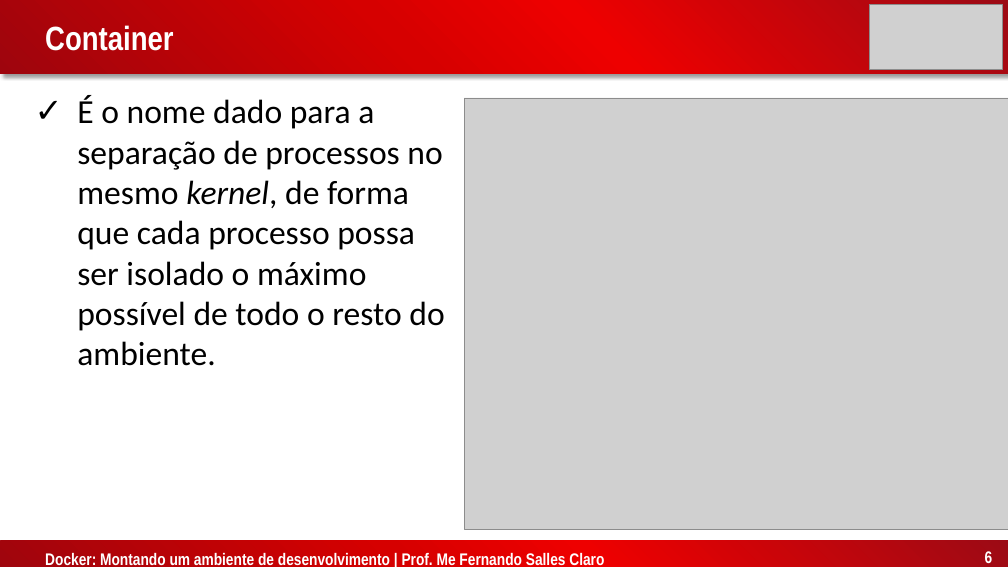
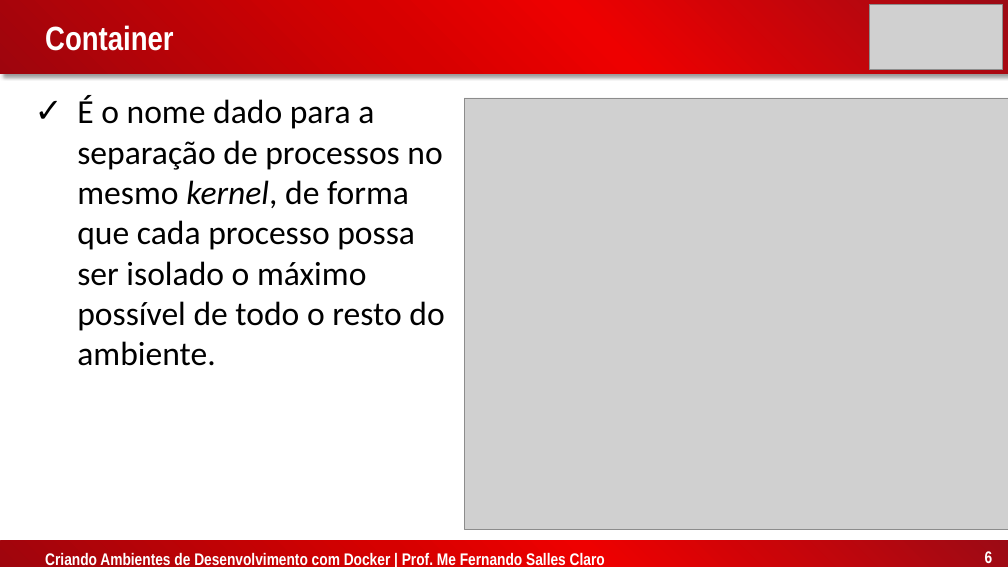
Before and after one commit to fsclaro/palestra-docker, a slide deck: slide 6 of Palestra Docker.pptx. Drawn at 1008x567 pixels with LibreOffice and Linux fonts; fonts in the diff are those of the drawing; grey boxes stand for pictures. Boxes give left, top, right and bottom in pixels: in the first picture for what was removed or moved away, otherwise in the second. Text is boxed around its words. In the diff, an @@ line names an element or a change of style, - is before the commit and + after.

Commit message:
Palestra Docker

```diff
--- a/Palestra Docker.pptx
+++ b/Palestra Docker.pptx
@@ text in rectangle at [45, 551, 605, 567]: text changed @@
-  Docker: Montando um ambiente de desenvolvimento | Prof. Me Fernando Salles Claro
+  Criando Ambientes de Desenvolvimento com Docker | Prof. Me Fernando Salles Claro
```
Also in this commit, not shown: 29 other slides changed.
